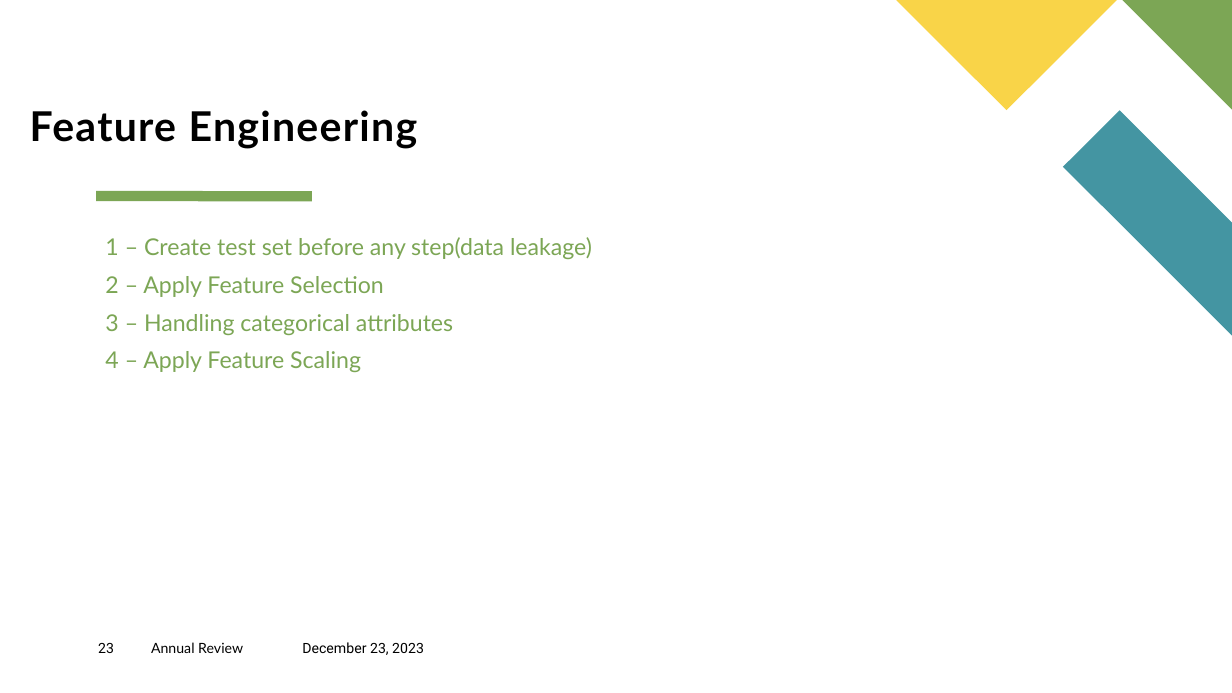
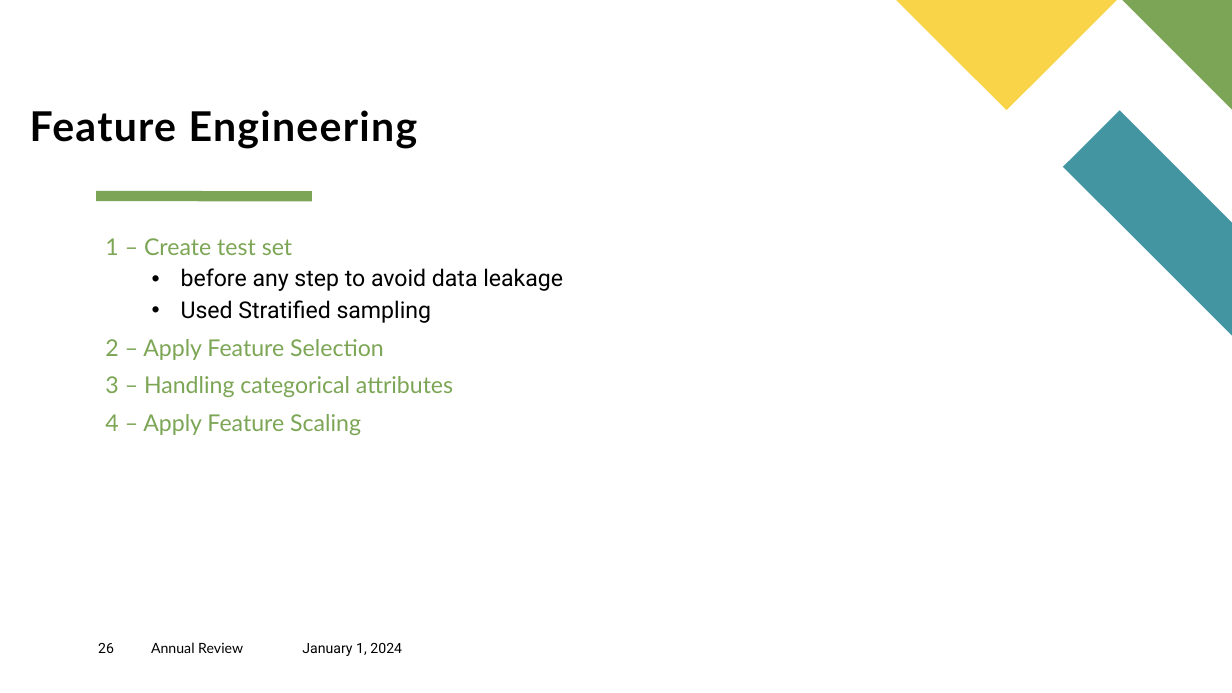
Before and after one commit to AlyAEE/Sports-Wear-Group-Classification-Project, a slide deck: slide 26 of Sport Wear Group Analytics.pptx (slide 23 before the commit). Drawn at 1232x693 pixels with LibreOffice and Linux fonts; fonts in the diff are those of the drawing. Boxes give left, top, right and bottom in pixels: in the first picture for what was removed or moved away, otherwise in the second. Text is boxed around its words. In the diff, an @@ line names an element or a change of style, - is before the commit and + after.

```diff
--- a/Sport Wear Group Analytics.pptx
+++ b/Sport Wear Group Analytics.pptx
@@ text at bbox=[105, 238, 563, 323]: text changed; font Lato to Roboto; text colour #7CA655 to #000000 @@
-1 – Create test set before any step(data leakage)
+1 – Create test set
+  • before any step to avoid data leakage
+  • Used Stratified sampling
@@ page number at bbox=[98, 643, 114, 653]: text changed @@
-23
+26
@@ text at bbox=[302, 643, 402, 656]: text changed @@
-December 23, 2023
+January 1, 2024
```
Also in this commit, not shown: 26 other slides changed, 3 slides added, 5 other files.
